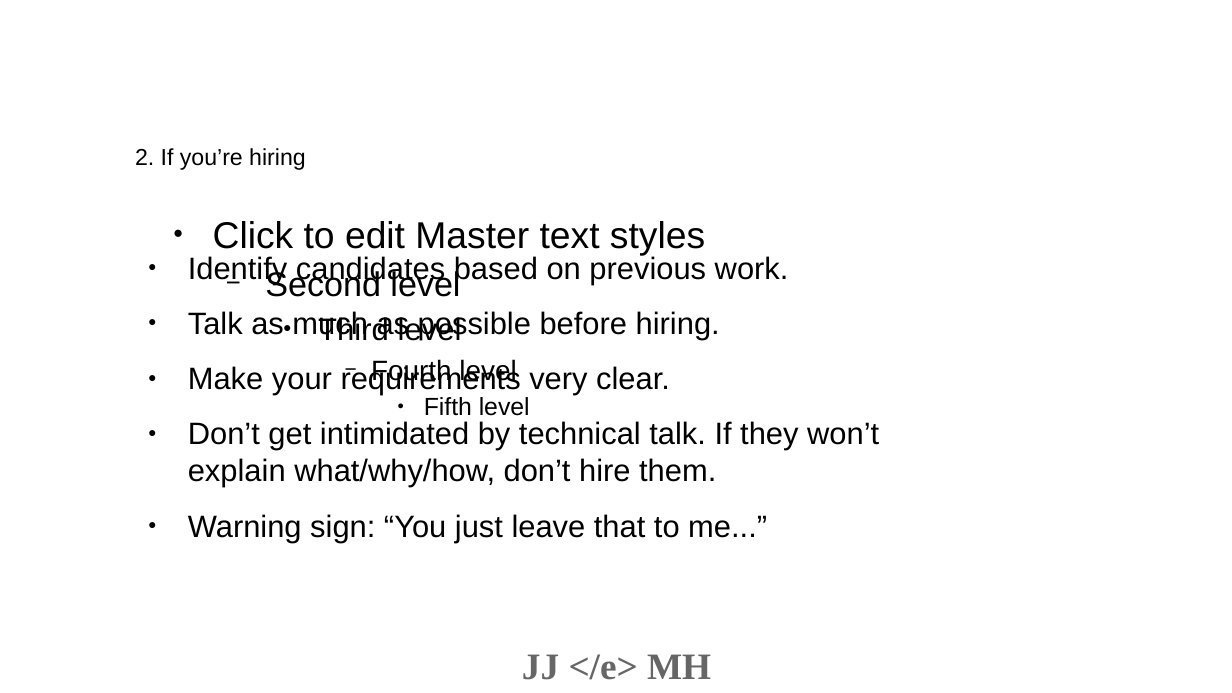
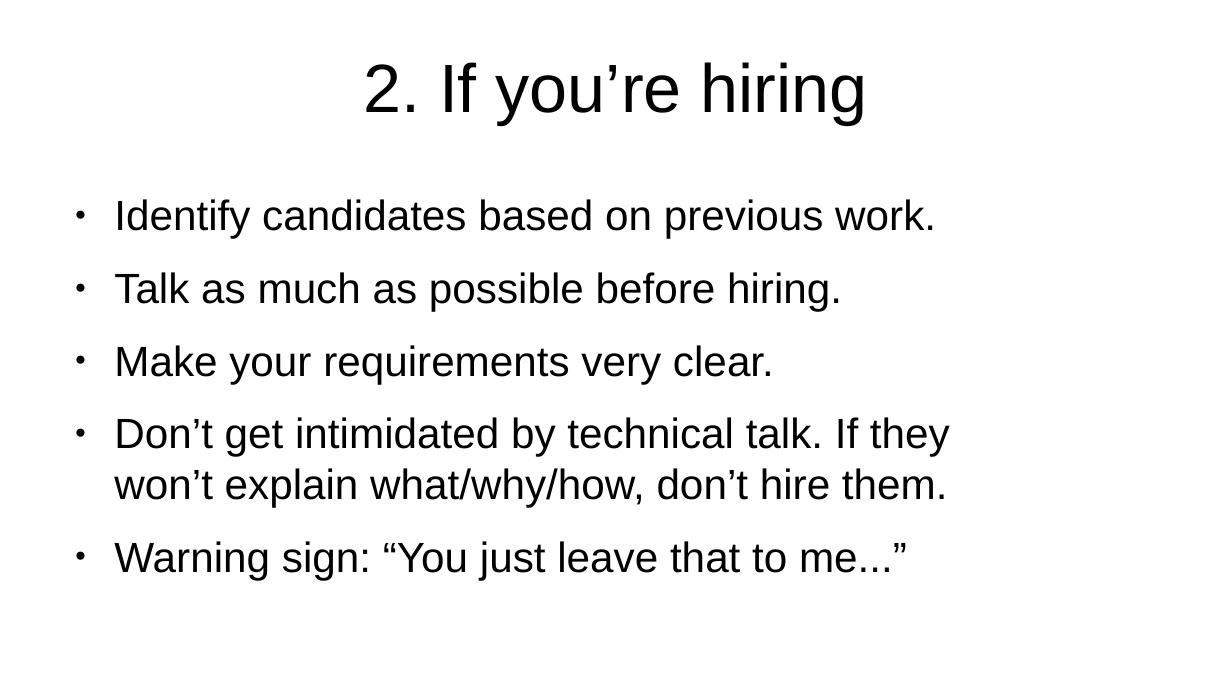
Before and after one commit to projectEndings/Endings, a slide deck: slide 17 of presentations/dhsi2019/talk_to_your_programmer.odp. Drawn at 1232x693 pixels with LibreOffice and Linux fonts; fonts in the diff are those of the drawing; background and template pictures are left out. Boxes give left, top, right and bottom in pixels: in the first picture for what was removed or moved away, otherwise in the second. Text is boxed around its words. In the diff, an @@ line names an element or a change of style, - is before the commit and + after.

```diff
--- a/presentations/dhsi2019/talk_to_your_programmer.odp
+++ b/presentations/dhsi2019/talk_to_your_programmer.odp
@@ title "2. If you’re hiring": place and size @@
-title "2. If you’re hiring" at bbox=[135, 148, 306, 170]
+title "2. If you’re hiring" at bbox=[363, 62, 868, 125]
@@ title "2. If you’re hiring" at bbox=[363, 62, 868, 125]: size 14.9 to 44 pt; alignment left to centre @@
@@ text "Identify candidates based on previous ...": place and size @@
-text "Identify candidates based on previous ..." at bbox=[188, 254, 879, 542]
+text "Identify candidates based on previous ..." at bbox=[114, 199, 950, 580]
@@ text "Identify candidates based on previous ..." at bbox=[114, 199, 950, 580]: size 19.9 to 27.2 pt; more space between paragraphs @@
@@ text removed at bbox=[213, 221, 705, 416] @@
-● Click to edit Master text styles
-  − Second level
-    ● Third level
-      − Fourth level
-        ● Fifth level
@@ text removed at bbox=[522, 654, 711, 680] @@
-JJ </e> MH
```
Also in this commit, not shown: 18 other slides changed, 2 other files.
